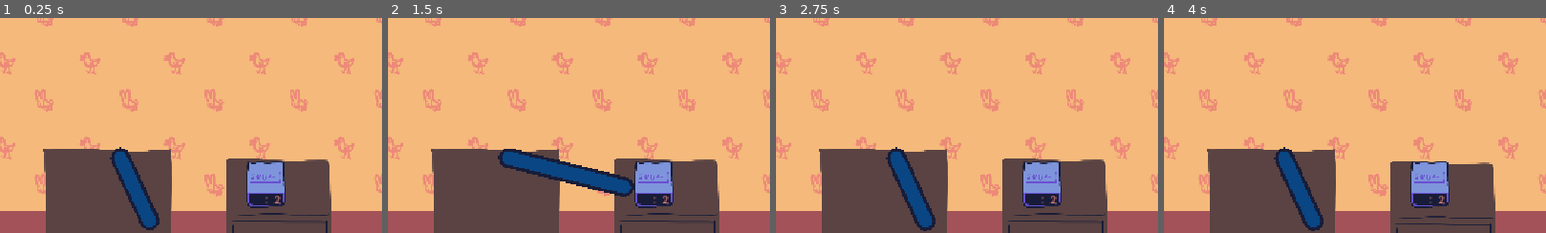
Above: before the commit, frames 1-4 (left to right).
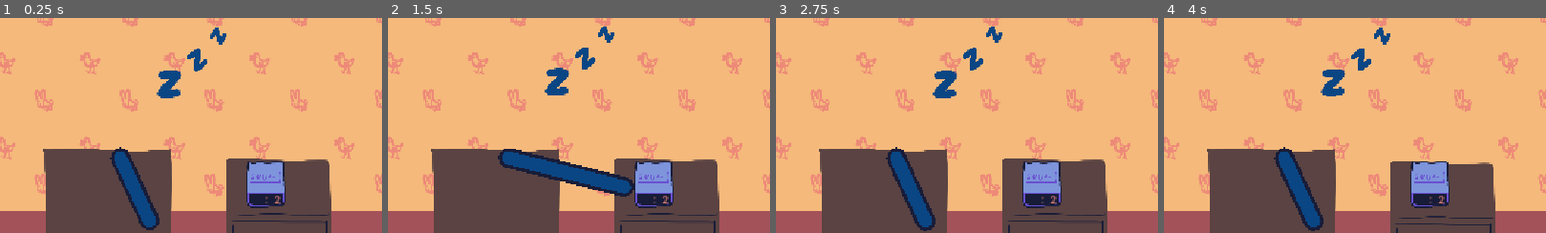
Above: after the commit, the same moments.

Repository: harperstoeckle/be_late_for_work
Game: Godot game, scene res://scenes/main.tscn
The game is run twice, just before and just after one commit, with the same random seed, the same clock (stepped at 60 frames per second) and the same inputs. Sound files missing from this copy of the repository are replaced by a short silence.
Inputs:
- Up to frame 1 (0.25 s): no input
- Up to frame 2 (1.5 s): tap Enter (ui_accept) at 0.5, 0.77 s; hold Up (ui_up) 0.53-1.28 s; hold J (snooze) 0.53-1.28 s; hold Down (ui_down) from 1.28 s (still down); tap J (snooze) at 1.35 s
- Up to frame 3 (2.75 s): tap Enter (ui_accept) at 1.52 s; release Down (ui_down) at 2.03 s; hold Up (ui_up) from 2.03 s (still down); hold J (snooze) from 2.03 s (still down)
- Up to frame 4 (4 s): release J (snooze) at 2.78 s; tap J (snooze) at 2.85, 3.5 s; tap Enter (ui_accept) at 3.02, 3.77 s; release Up (ui_up) at 3.53 s; hold Down (ui_down) from 3.53 s (still down); hold J (snooze) from 3.53 s (still down)
The pictures show only the part of the screen within x 36-86%, y 11-61%; the shares and areas given below are measured in that part.

The runs differ from the first frame. In frame 1, 1.0% of the frame differs, in the area x 41-60%, y 4-38%; in frame 2, 1.0%; in frame 3, 1.0%; in frame 4, 1.0%.
Error in both runs: Modulo by zero error in operator '%'. (res://scripts/main.gd:110)

Commit message:
Add some sleep Zs that can be popped

Diff:
--- a/scenes/main.tscn
+++ b/scenes/main.tscn
@@ -7,6 +7,7 @@
 [ext_resource type="Texture2D" uid="uid://dpr8arjjs4whb" path="res://textures/wallpaper.png" id="7_o6xl0"]
 [ext_resource type="Texture2D" uid="uid://c1nm57vw33doy" path="res://textures/nightstand.png" id="8_85g3d"]
 [ext_resource type="PackedScene" uid="uid://dlnfp1yuddaim" path="res://scenes/alarm_clock.tscn" id="9_85g3d"]
+[ext_resource type="PackedScene" uid="uid://xuxm0stxcc23" path="res://scenes/sleep_z.tscn" id="9_choun"]
 [ext_resource type="Texture2D" uid="uid://c01vnjc1o5o3o" path="res://textures/bed_base.png" id="10_choun"]
 
 [sub_resource type="StyleBoxFlat" id="StyleBoxFlat_85g3d"]
@@ -101,6 +102,29 @@
 unique_name_in_owner = true
 position = Vector2(646, 378)
 
+[node name="SleepZs" type="Node2D" parent="." unique_id=366196461]
+
+[node name="0" parent="SleepZs" unique_id=1783894370 instance=ExtResource("9_choun")]
+position = Vector2(677, 174)
+bob_vec = Vector2(0, 2)
+bob_speed = 3.0
+
+[node name="1" parent="SleepZs" unique_id=1829065527 instance=ExtResource("9_choun")]
+position = Vector2(720, 135)
+rotation = -0.60847384
+scale = Vector2(0.72, 0.72)
+bob_vec = Vector2(0, 2)
+bob_phase = 1.1
+bob_speed = 3.0
+
+[node name="2" parent="SleepZs" unique_id=104017258 instance=ExtResource("9_choun")]
+position = Vector2(752, 98.00001)
+rotation = -1.0083696
+scale = Vector2(0.555, 0.555)
+bob_vec = Vector2(0, 2)
+bob_phase = 1.4
+bob_speed = 3.0
+
 [node name="UILayer" type="CanvasLayer" parent="." unique_id=1176636045]
 
 [node name="MarginContainer" type="MarginContainer" parent="UILayer" unique_id=730237596]
--- /dev/null
+++ b/scenes/sleep_z.tscn
@@ -0,0 +1,107 @@
+[gd_scene format=3 uid="uid://xuxm0stxcc23"]
+
+[ext_resource type="Script" uid="uid://w3s2w8bu70h1" path="res://scripts/sleep_z.gd" id="1_qvhru"]
+[ext_resource type="Texture2D" uid="uid://c22xosyq0kvte" path="res://textures/sleep_z_atlas.png" id="1_smc5v"]
+
+[sub_resource type="Animation" id="Animation_6njbd"]
+length = 0.001
+tracks/0/type = "value"
+tracks/0/imported = false
+tracks/0/enabled = true
+tracks/0/path = NodePath("BubblePop:scale")
+tracks/0/interp = 1
+tracks/0/loop_wrap = true
+tracks/0/keys = {
+"times": PackedFloat32Array(0),
+"transitions": PackedFloat32Array(1),
+"update": 0,
+"values": [Vector2(1e-05, 1e-05)]
+}
+tracks/1/type = "value"
+tracks/1/imported = false
+tracks/1/enabled = true
+tracks/1/path = NodePath("BubblePop:modulate")
+tracks/1/interp = 1
+tracks/1/loop_wrap = true
+tracks/1/keys = {
+"times": PackedFloat32Array(0),
+"transitions": PackedFloat32Array(1),
+"update": 0,
+"values": [Color(1, 1, 1, 1)]
+}
+tracks/2/type = "value"
+tracks/2/imported = false
+tracks/2/enabled = true
+tracks/2/path = NodePath("Z:scale")
+tracks/2/interp = 1
+tracks/2/loop_wrap = true
+tracks/2/keys = {
+"times": PackedFloat32Array(0),
+"transitions": PackedFloat32Array(1),
+"update": 0,
+"values": [Vector2(0.2, 0.2)]
+}
+
+[sub_resource type="Animation" id="Animation_qvhru"]
+resource_name = "pop"
+length = 0.4
+tracks/0/type = "value"
+tracks/0/imported = false
+tracks/0/enabled = true
+tracks/0/path = NodePath("BubblePop:scale")
+tracks/0/interp = 1
+tracks/0/loop_wrap = true
+tracks/0/keys = {
+"times": PackedFloat32Array(0.06666667, 0.2),
+"transitions": PackedFloat32Array(1, 1),
+"update": 0,
+"values": [Vector2(1e-05, 1e-05), Vector2(0.5, 0.5)]
+}
+tracks/1/type = "value"
+tracks/1/imported = false
+tracks/1/enabled = true
+tracks/1/path = NodePath("BubblePop:modulate")
+tracks/1/interp = 1
+tracks/1/loop_wrap = true
+tracks/1/keys = {
+"times": PackedFloat32Array(0.1, 0.2),
+"transitions": PackedFloat32Array(1, 1),
+"update": 0,
+"values": [Color(1, 1, 1, 1), Color(1, 1, 1, 0)]
+}
+tracks/2/type = "value"
+tracks/2/imported = false
+tracks/2/enabled = true
+tracks/2/path = NodePath("Z:scale")
+tracks/2/interp = 1
+tracks/2/loop_wrap = true
+tracks/2/keys = {
+"times": PackedFloat32Array(0, 0.1),
+"transitions": PackedFloat32Array(1, 1),
+"update": 0,
+"values": [Vector2(0.2, 0.2), Vector2(0, 0)]
+}
+
+[sub_resource type="AnimationLibrary" id="AnimationLibrary_eox4x"]
+_data = {
+&"RESET": SubResource("Animation_6njbd"),
+&"pop": SubResource("Animation_qvhru")
+}
+
+[node name="SleepZ" type="Node2D" unique_id=1783894370]
+script = ExtResource("1_qvhru")
+
+[node name="Z" type="Sprite2D" parent="." unique_id=678654760]
+scale = Vector2(0.2, 0.2)
+texture = ExtResource("1_smc5v")
+region_enabled = true
+region_rect = Rect2(0, 0, 224, 256)
+
+[node name="BubblePop" type="Sprite2D" parent="." unique_id=2091730302]
+scale = Vector2(1e-05, 1e-05)
+texture = ExtResource("1_smc5v")
+region_enabled = true
+region_rect = Rect2(277, 0, 258, 256)
+
+[node name="AnimationPlayer" type="AnimationPlayer" parent="." unique_id=1075572306]
+libraries/ = SubResource("AnimationLibrary_eox4x")
--- /dev/null
+++ b/scripts/sleep_z.gd
@@ -0,0 +1,23 @@
+extends Node2D
+
+
+@export var bob_vec: Vector2 = Vector2(0, 10)
+@export var bob_phase: float = 0
+@export var bob_speed: float = 1
+
+
+@onready var _animation_player: AnimationPlayer = $AnimationPlayer
+@onready var _original_position := global_position
+
+var _bob_angle := 0.0
+
+
+func _process(delta: float) -> void:
+	_bob_angle = wrapf(_bob_angle + delta * bob_speed, 0.0, 2 * PI)
+	global_position = _original_position + sin(_bob_angle + bob_phase) * bob_vec
+
+func pop() -> void:
+	_animation_player.play("pop")
+
+func unpop() -> void:
+	_animation_player.play("RESET")
Not shown, added: scripts/sleep_z.gd.uid
Binary file added: textures/sleep_z_atlas.png
Not shown, added: textures/sleep_z_atlas.png.import
Not shown, changed: textures/mockup.kra
Not shown, added: textures/sleep_z_atlas.kra
